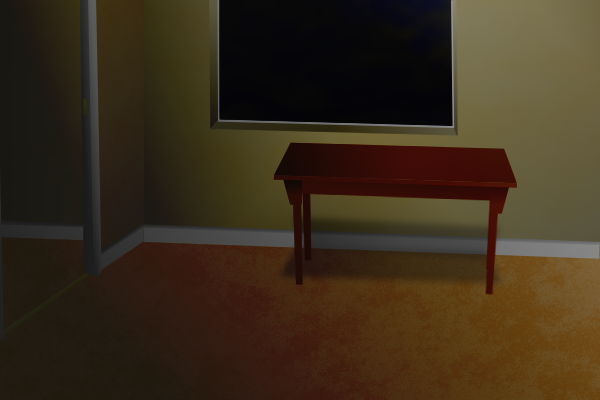
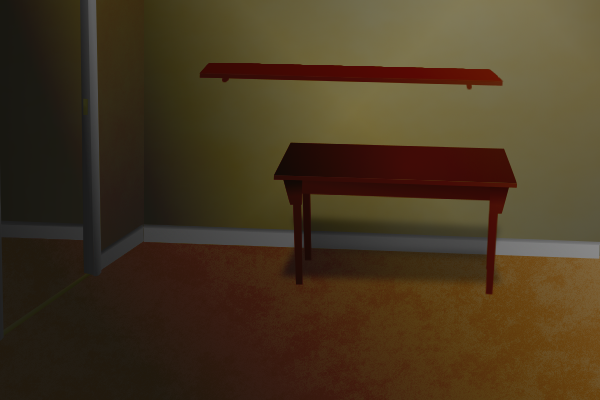
Layers edited between the first and the second (600, 400) image:
added group "Shelf #1" with 4 layers above "Table" over [199, 62, 504, 90]
added layer "Shelf copy #1" (soft light) in group "Shelf #1" over [199, 62, 504, 82]
added layer "Shelf copy" in group "Shelf #1" over [199, 62, 504, 82]
added layer "Layer" in group "Shelf #1" over [222, 75, 472, 90]
added layer "Shelf" in group "Shelf #1" over [199, 73, 503, 86]
hid group "Window #1" (6 layers) over [209, 0, 459, 136]
